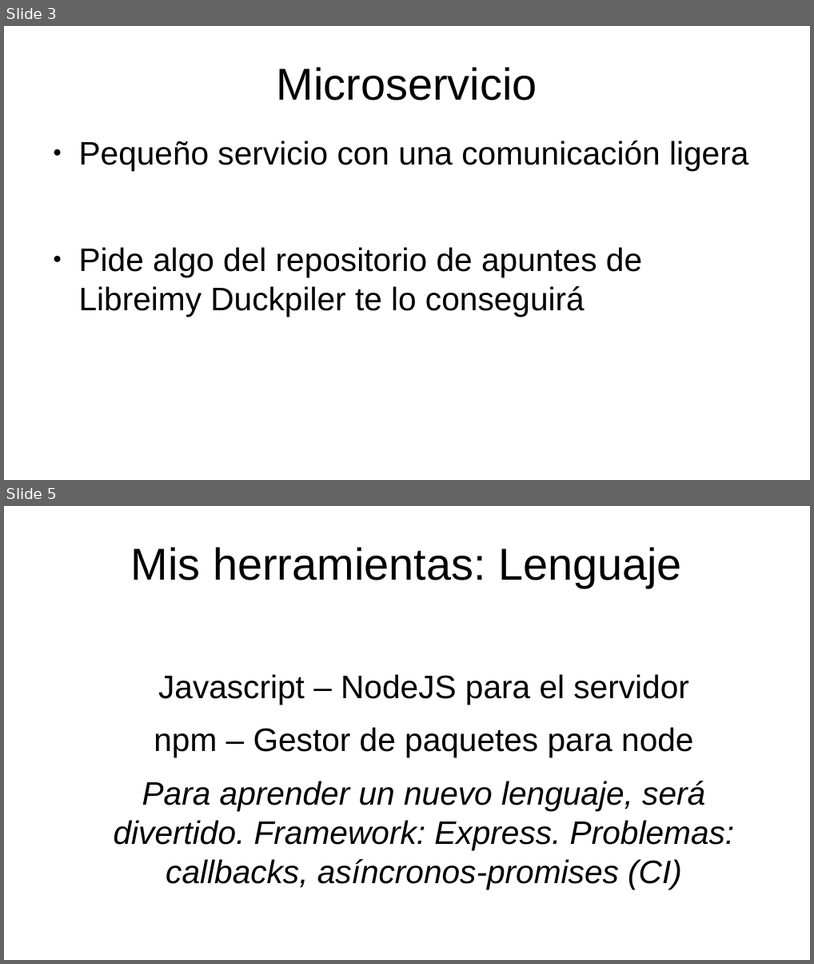
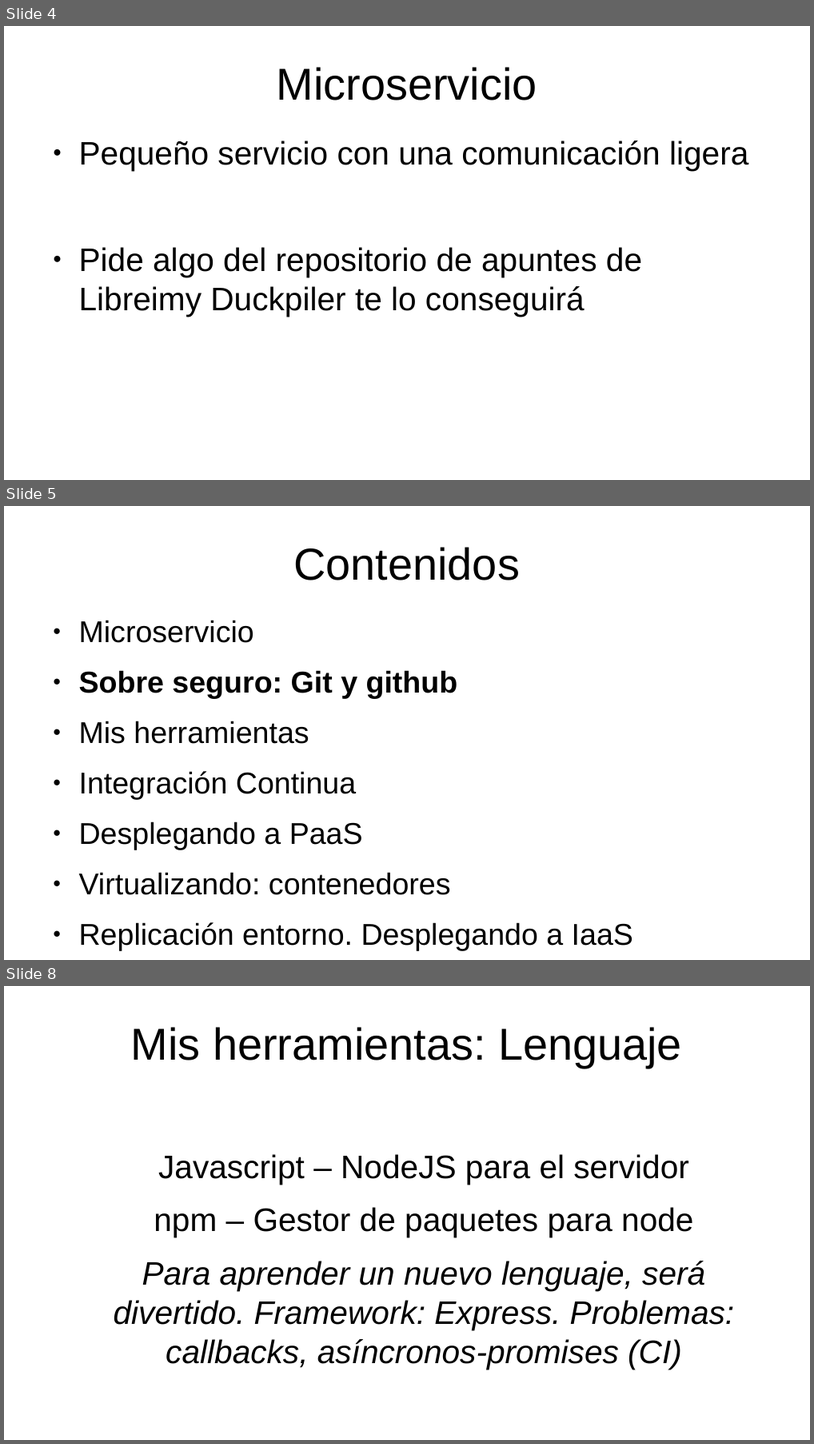
Before and after one commit to jojelupipa/Duckpiler, a slide deck: Presentación Duckpiler.odp. Shown one above the other, each under a label of ours: slides 3 and 5 before the commit, slides 4, 5 and 8 after it; the slides between them are not shown. The pictures are 814x964 and 814x1444 pixels, drawn with LibreOffice and Linux fonts; fonts in the diff are those of the drawing. Boxes give left, top, right and bottom in pixels: in the first picture for what was removed or moved away, otherwise in the second. Text is boxed around its words. In the diff, an @@ line names an element or a change of style, - is before the commit and + after.

```diff
--- a/Presentación Duckpiler.odp
+++ b/Presentación Duckpiler.odp
@@ slide 5 added at [4,506,810,960], background #FFFFFF @@
@@ title added at [294,547,520,580], 44 pt, text #000000 @@
+Contenidos
@@ text added at [79,620,634,951], 29.6 pt, text #000000 @@
+● Microservicio
+● Sobre seguro: Git y github
+● Mis herramientas
+● Integración Continua
+● Desplegando a PaaS
+● Virtualizando: contenedores
+● Replicación entorno. Desplegando a IaaS
@@ what was slide 3 is now slide 4 @@
@@ what was slide 5 is now slide 8 @@
```
Also in this commit, not shown: 5 slides changed, 6 other slides added.
